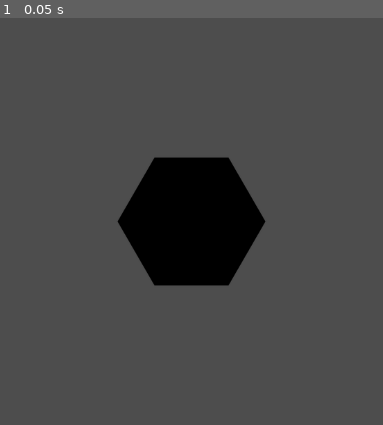
Above: before the commit, frame 1.
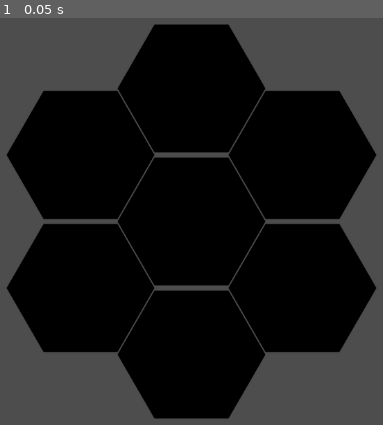
Above: after the commit, the same moment.

Repository: ima-cow/Godot-Testing
Game: Godot game, scene res://scenes/game.tscn
The game is run twice, just before and just after one commit, with the same random seed, the same clock (stepped at 60 frames per second) and the same inputs.
Inputs:
- Up to frame 1 (0.05 s): no input

The runs differ from the first frame. In frame 1, 55% of the frame differs, in the area x 1-99%, y 1-99%.

Commit message:
Started making the grid

Diff:
--- a/scenes/game.tscn
+++ b/scenes/game.tscn
@@ -1,6 +1,7 @@
-[gd_scene load_steps=3 format=3 uid="uid://b0pyuxk5dlcom"]
+[gd_scene load_steps=4 format=3 uid="uid://b0pyuxk5dlcom"]
 
-[ext_resource type="Script" uid="uid://588b4nnrkpid" path="res://scripts/sprite_2d.gd" id="1_uwrxv"]
+[ext_resource type="Script" uid="uid://c138lt85hei3v" path="res://scenes/hex_grid.gd" id="1_lnu2h"]
+[ext_resource type="Script" uid="uid://588b4nnrkpid" path="res://scripts/hex.gd" id="1_uwrxv"]
 [ext_resource type="Texture2D" uid="uid://xcyw7prkjkby" path="res://assets/hexagon.png" id="1_yqjtg"]
 
 [node name="Game" type="Node2D"]
@@ -8,7 +9,39 @@
 [node name="Camera2D" type="Camera2D" parent="."]
 
 [node name="HexGrid" type="Node2D" parent="."]
+script = ExtResource("1_lnu2h")
 
 [node name="Hex" type="Sprite2D" parent="HexGrid"]
+position = Vector2(0, 192)
 texture = ExtResource("1_yqjtg")
 script = ExtResource("1_uwrxv")
+
+[node name="Hex2" type="Sprite2D" parent="HexGrid"]
+position = Vector2(160, 96)
+texture = ExtResource("1_yqjtg")
+script = ExtResource("1_uwrxv")
+
+[node name="Hex2" type="Sprite2D" parent="HexGrid/Hex2"]
+position = Vector2(-160, -96)
+texture = ExtResource("1_yqjtg")
+script = ExtResource("1_uwrxv")
+
+[node name="Hex3" type="Sprite2D" parent="HexGrid"]
+position = Vector2(-160, 96)
+texture = ExtResource("1_yqjtg")
+script = ExtResource("1_uwrxv")
+
+[node name="Hex4" type="Sprite2D" parent="HexGrid"]
+position = Vector2(160, -96)
+texture = ExtResource("1_yqjtg")
+script = ExtResource("1_uwrxv")
+
+[node name="Hex5" type="Sprite2D" parent="HexGrid"]
+position = Vector2(0, -192)
+texture = ExtResource("1_yqjtg")
+script = ExtResource("1_uwrxv")
+
+[node name="Hex6" type="Sprite2D" parent="HexGrid"]
+position = Vector2(-160, -96)
+texture = ExtResource("1_yqjtg")
+script = ExtResource("1_uwrxv")
--- /dev/null
+++ b/scenes/hex_grid.gd
@@ -0,0 +1 @@
+extends Node2D
--- a/scripts/hex.gd
+++ b/scripts/hex.gd
@@ -1,5 +1,9 @@
 extends Sprite2D
+
+signal lineModeOn
+signal lineModeOff
 
 func _input(event):
 	if event.is_action_pressed("click") and is_pixel_opaque(get_local_mouse_position()):
 		print("clicked!")
+		emit_signal("lineModeOn")
Not shown, added: scenes/hex_grid.gd.uid
